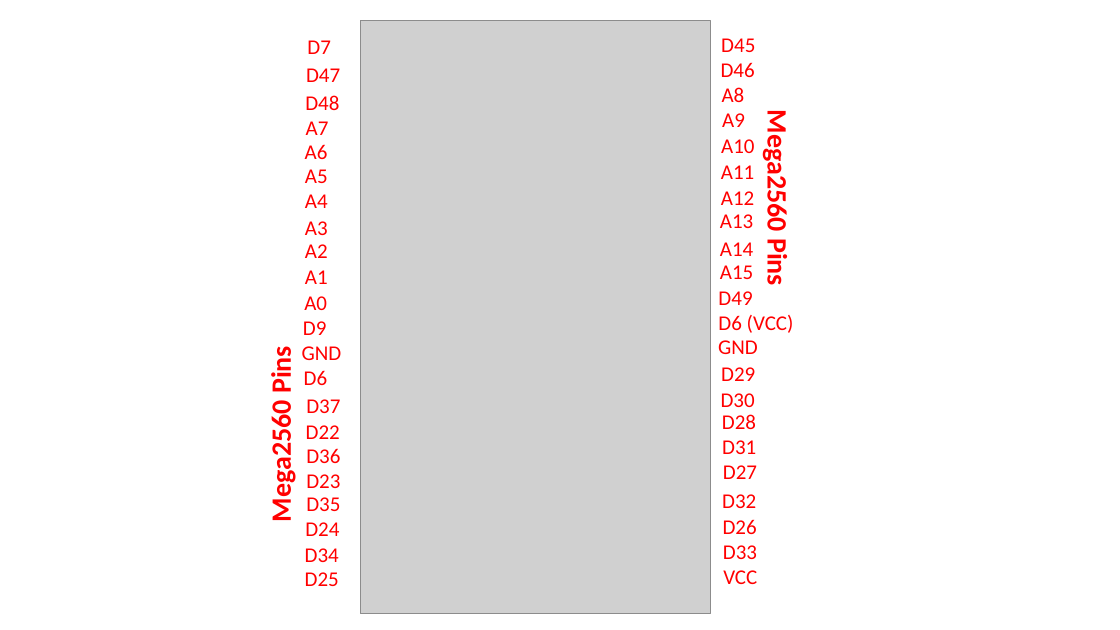
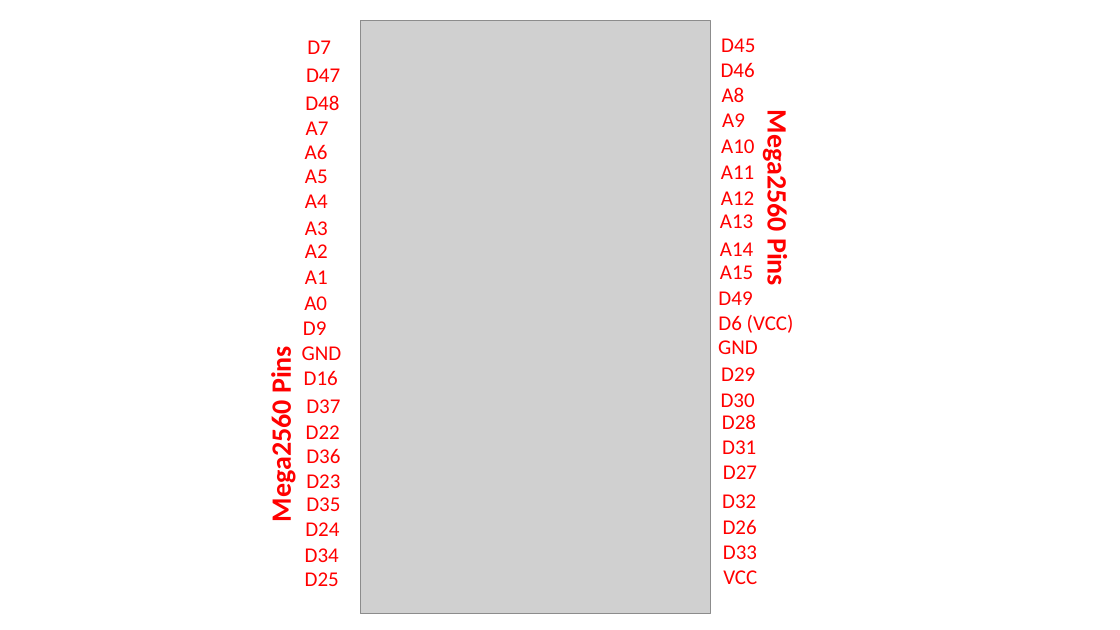
Before and after one commit to Raphael-Boichot/Neo-Geo-Sengoku-2-Red-Blood, a slide deck: slide 10 of Research/Chip_comparison.pptx. Drawn at 1120x630 pixels with LibreOffice and Linux fonts; fonts in the diff are those of the drawing; grey boxes stand for pictures. Boxes give left, top, right and bottom in pixels: in the first picture for what was removed or moved away, otherwise in the second. Text is boxed around its words. In the diff, an @@ line names an element or a change of style, - is before the commit and + after.

Commit message:
fix a pinout error

```diff
--- a/Research/Chip_comparison.pptx
+++ b/Research/Chip_comparison.pptx
@@ text at box(304, 370, 338, 385): text changed @@
-D6
+D16
```
